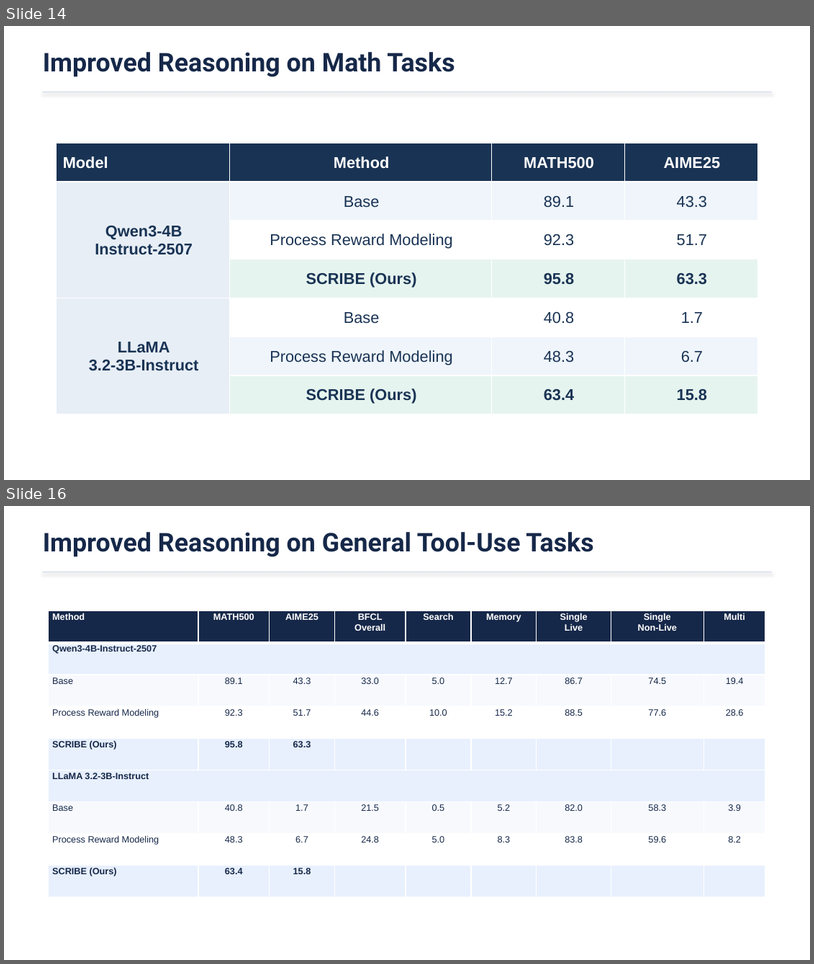
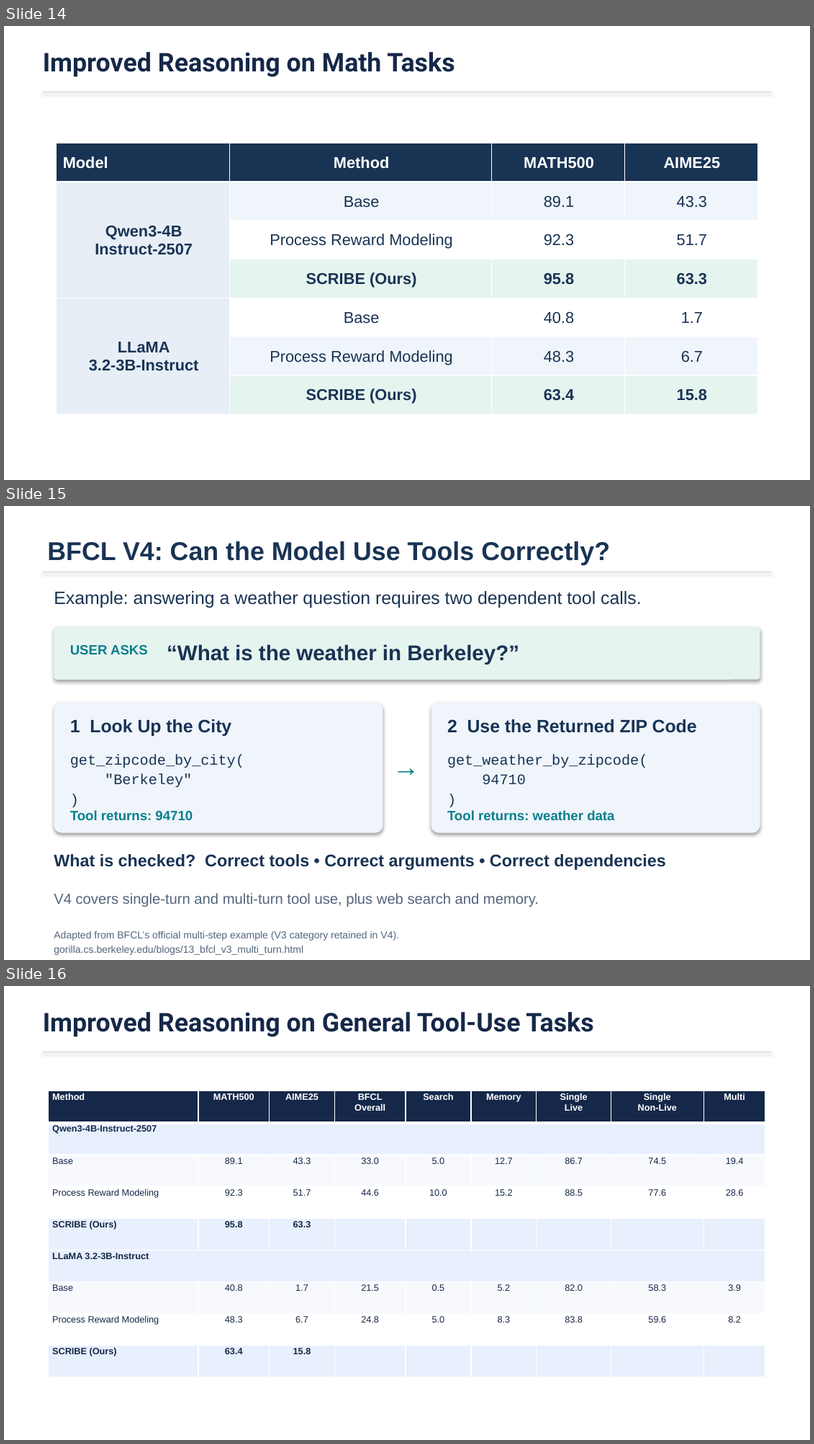
Before and after one commit to YuxuanJiang1/SCRIBE, a slide deck: slides/SCRIBE_EMNLP2026.pptx. Shown one above the other, each under a label of ours: slides 14 and 16 before the commit, slides 14, 15 and 16 after it; the slides between them are not shown. The pictures are 814x964 and 814x1444 pixels, drawn with LibreOffice and Linux fonts; fonts in the diff are those of the drawing. Boxes give left, top, right and bottom in pixels: in the first picture for what was removed or moved away, otherwise in the second. Text is boxed around its words. In the diff, an @@ line names an element or a change of style, - is before the commit and + after.

Commit message:
Replace abstract BFCL overview with concrete tool-call example

```diff
--- a/slides/SCRIBE_EMNLP2026.pptx
+++ b/slides/SCRIBE_EMNLP2026.pptx
@@ slide 15 added at (4, 506, 810, 960), background #FFFFFF @@
@@ text added at (47, 541, 610, 566), 23 pt, text #193354, bold @@
+BFCL V4: Can the Model Use Tools Correctly?
@@ rectangle added at (43, 572, 772, 573), fill #DAE1EB @@
@@ text added at (54, 591, 642, 608), 16 pt, text #193354 @@
+Example: answering a weather question requires two dependent tool calls.
@@ rounded rectangle added at (54, 627, 761, 680), fill #E6F4EF @@
@@ text added at (70, 645, 148, 654), 12 pt, text #087F8C, bold @@
+USER ASKS
@@ text added at (167, 644, 520, 664), 19 pt, text #193354, bold @@
+“What is the weather in Berkeley?”
@@ rounded rectangle added at (54, 702, 383, 833), fill #EFF5FB @@
@@ text added at (70, 719, 232, 736), 16 pt, text #193354, bold @@
+1 Look Up the City
@@ rounded rectangle added at (432, 702, 761, 833), fill #EFF5FB @@
@@ text added at (448, 719, 697, 733), 16 pt, text #193354, bold @@
+2 Use the Returned ZIP Code
@@ text added at (70, 754, 244, 787), 13 pt, text #193354 @@
+get_zipcode_by_city(
+"Berkeley"
+)
@@ text added at (388, 749, 425, 782), 24 pt, text #087F8C, bold @@
+→
@@ text added at (448, 754, 648, 784), 13 pt, text #193354 @@
+get_weather_by_zipcode(
+94710
+)
@@ text added at (70, 810, 193, 820), 12 pt, text #087F8C, bold @@
+Tool returns: 94710
@@ text added at (448, 810, 615, 820), 12 pt, text #087F8C, bold @@
+Tool returns: weather data
@@ text added at (54, 854, 666, 870), 15 pt, text #193354, bold @@
+What is checked? Correct tools • Correct arguments • Correct dependencies
@@ text added at (54, 893, 539, 906), 13 pt, text #53657C @@
+V4 covers single-turn and multi-turn tool use, plus web search and memory.
@@ text added at (54, 931, 399, 955), 9 pt, text #53657C @@
+Adapted from BFCL’s official multi-step example (V3 category retained in V4).
+gorilla.cs.berkeley.edu/blogs/13_bfcl_v3_multi_turn.html
```
Also in this commit, not shown: 1 slide removed, 1 other file.
